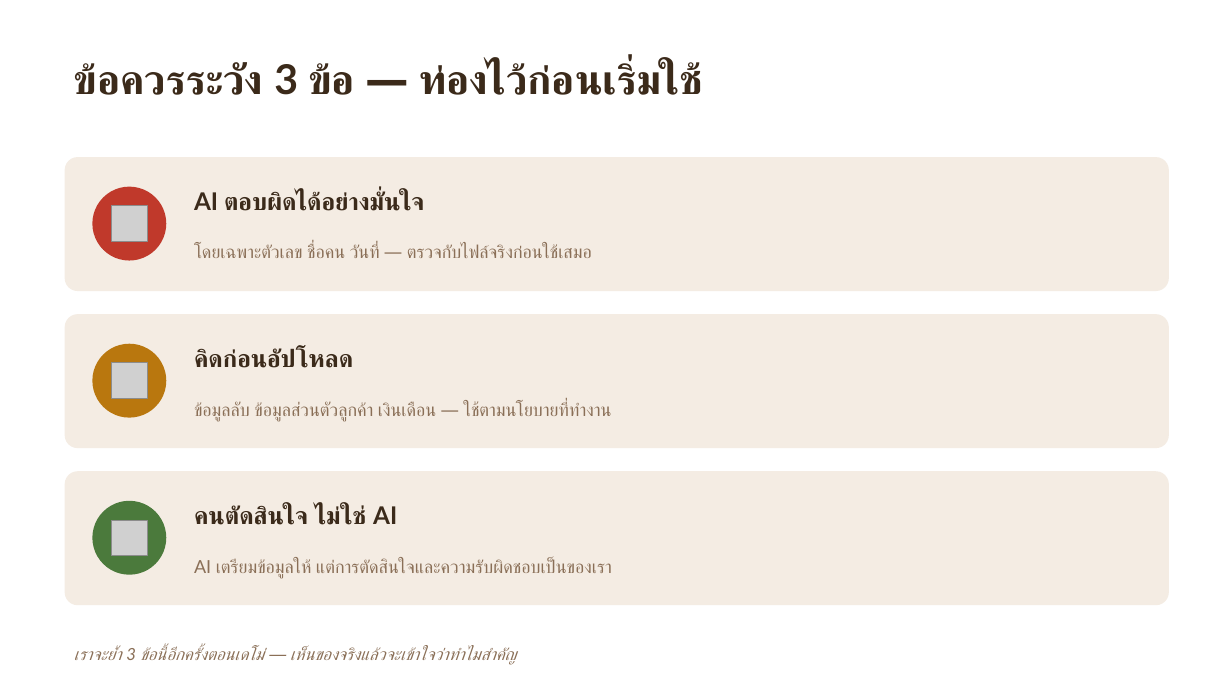
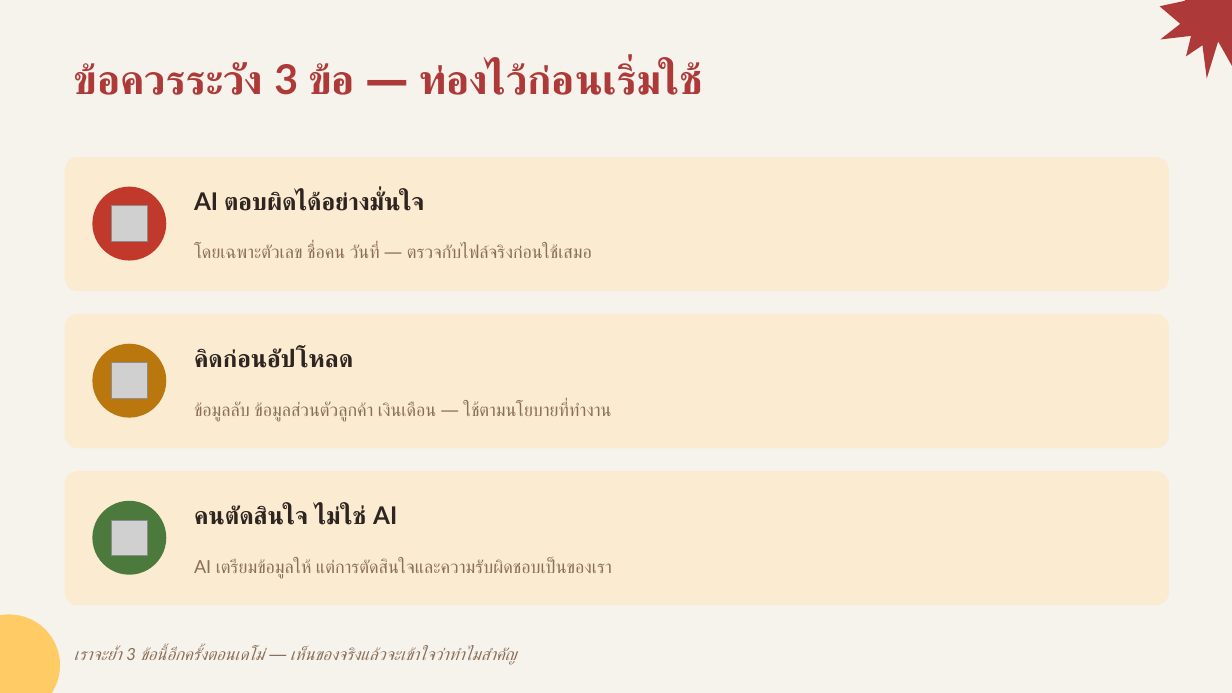
Before and after one commit to Bossjukkaphan/sookkaya-dashboard, a slide deck: slide 7 of claude-course/slides.pptx. Drawn at 1232x693 pixels with LibreOffice and Linux fonts; fonts in the diff are those of the drawing; grey boxes stand for pictures. Boxes give left, top, right and bottom in pixels: in the first picture for what was removed or moved away, otherwise in the second. Text is boxed around its words. In the diff, an @@ line names an element or a change of style, - is before the commit and + after.

```diff
--- a/claude-course/slides.pptx
+++ b/claude-course/slides.pptx
@@ background #FFFFFF to #F6F2EC @@
@@ irregular seal added at (1160,0,1232,79), fill #AD3A38 @@
@@ text "ข้อควรระวัง 3 ข้อ — ท่องไว้ก่อนเริ่มใช้" at (74,62,700,95): text colour #3B2A1A to #AD3A38 @@
@@ fill #F4ECE3 to #FBEBD0 in 3 elements at (65,157,1169,291), (65,314,1169,448), (65,471,1169,605) @@
@@ text colour #3B2A1A to #2E2420 in 3 elements at (194,191,424,211), (194,348,354,368), (194,505,397,525) @@
@@ ellipse added at (0,615,60,693), fill #FFCB64 @@
```
Also in this commit, not shown: 14 other slides changed.
